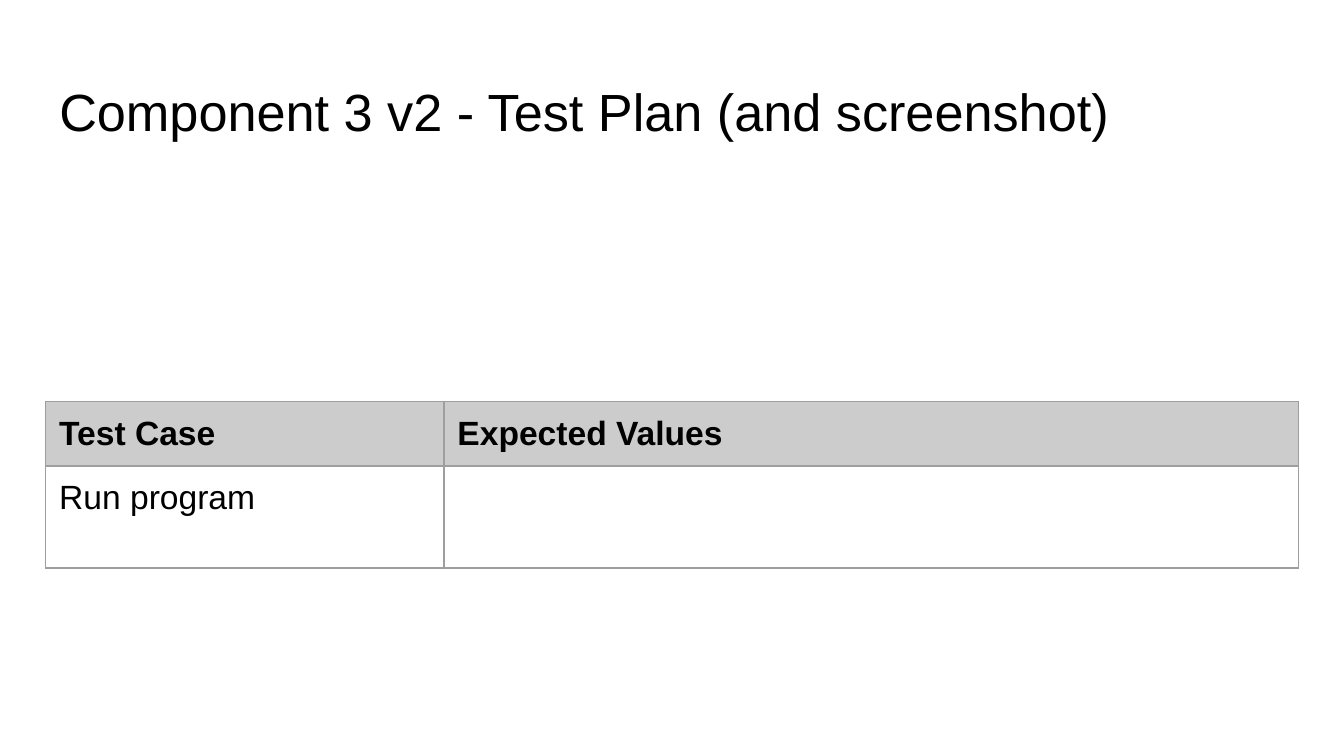
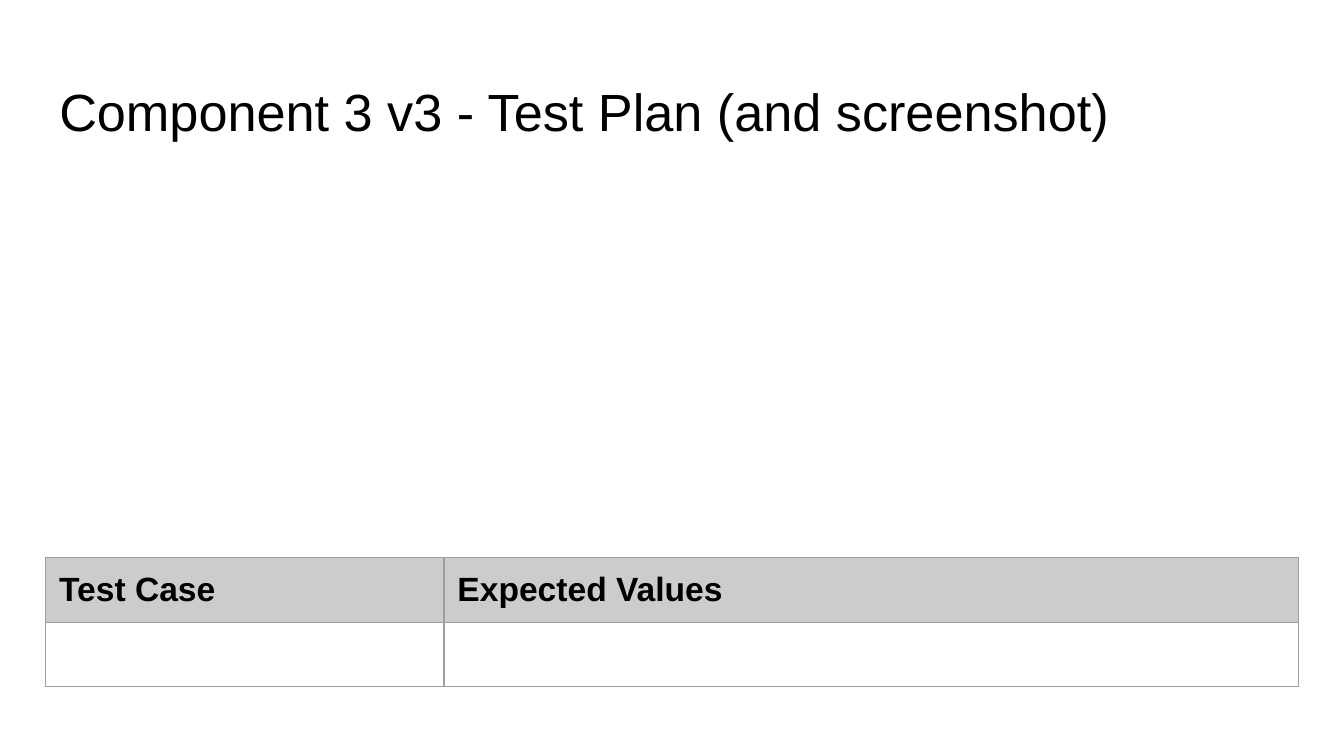
Before and after one commit to KaitlinEus/Pizza_bot, a slide deck: slide 18 of Python.pptx (slide 16 before the commit). Drawn at 1344x756 pixels with LibreOffice and Linux fonts; fonts in the diff are those of the drawing. Boxes give left, top, right and bottom in pixels: in the first picture for what was removed or moved away, otherwise in the second. Text is boxed around its words. In the diff, an @@ line names an element or a change of style, - is before the commit and + after.

```diff
--- a/Python.pptx
+++ b/Python.pptx
@@ title at (59, 93, 1109, 141): text changed @@
-Component 3 v2 - Test Plan (and screenshot)
+Component 3 v3 - Test Plan (and screenshot)
@@ table at (46, 558, 1297, 732) @@
-row 2, column 1: Run program
+row 2, column 1: 
@@ table: place and size @@
-table at (46, 402, 1297, 577)
+table at (46, 558, 1297, 732)
```
Also in this commit, not shown: 4 slides added, 2 other files.
